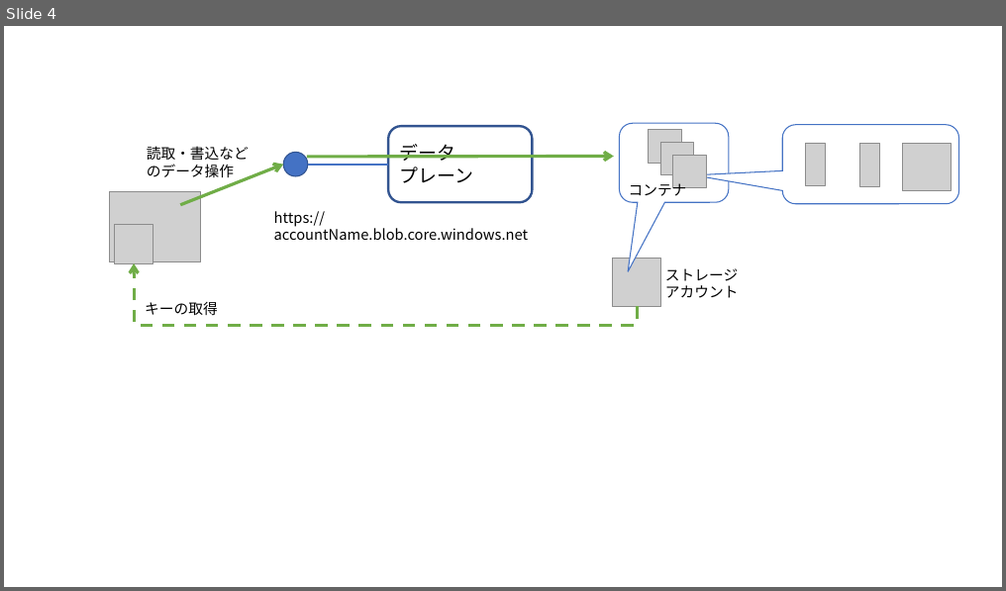
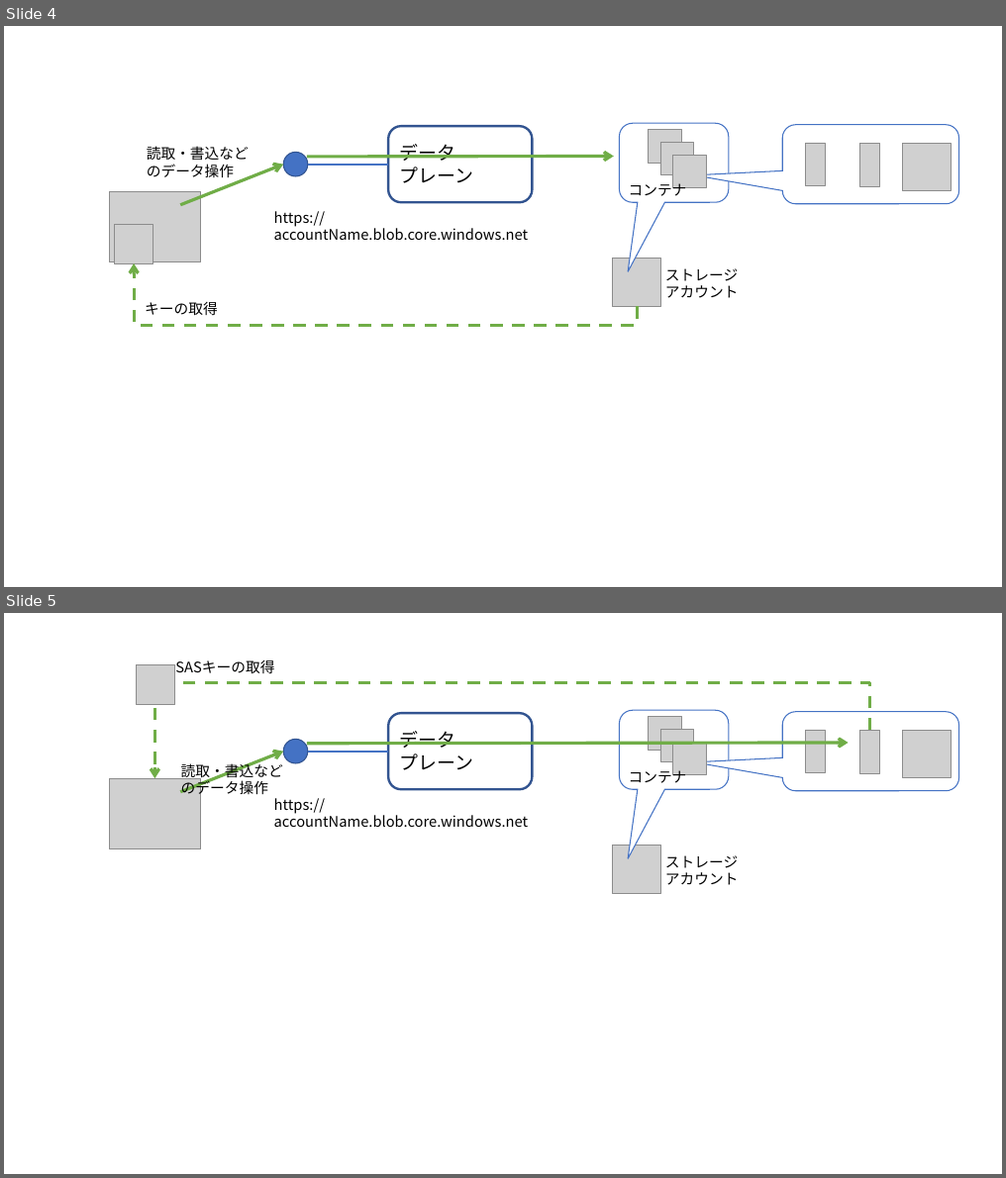
Before and after one commit to ayuina/ainaba-csa-blog, a slide deck: azure-blob-control-and-data-access/images/figures.pptx. Shown one above the other, each under a label of ours: slide 4 before the commit, slides 4 and 5 after it. The pictures are 1006x591 and 1006x1178 pixels, drawn with LibreOffice and Linux fonts; fonts in the diff are those of the drawing; grey boxes stand for pictures. Boxes give left, top, right and bottom in pixels: in the first picture for what was removed or moved away, otherwise in the second. Text is boxed around its words. In the diff, an @@ line names an element or a change of style, - is before the commit and + after.

```diff
--- a/azure-blob-control-and-data-access/images/figures.pptx
+++ b/azure-blob-control-and-data-access/images/figures.pptx
@@ slide 5 added at (4, 613, 1002, 1174), background #FFFFFF @@
@@ picture added at (136, 665, 174, 704) @@
@@ text added at (175, 661, 274, 674), 14 pt, text #000000 @@
+SASキーの取得
@@ elbow arrow added from (870, 731) to (155, 778), #70AD47 3 pt dashed @@
@@ rounded rectangle added at (388, 713, 532, 789), outline #325491 2.25 pt, 18 pt, text #000000 @@
+データ
+プレーン
@@ rounded speech box added at (620, 710, 729, 789), fill #FFFFFF, outline #4472C4 1 pt @@
@@ picture added at (648, 717, 681, 750) @@
@@ picture added at (660, 729, 693, 761) @@
@@ rounded speech box added at (782, 712, 959, 791), fill #FFFFFF, outline #4472C4 1 pt @@
@@ picture added at (805, 730, 826, 773) @@
@@ picture added at (859, 731, 880, 774) @@
@@ picture added at (903, 730, 951, 777) @@
@@ arrow added from (180, 792) to (283, 752), #70AD47 3 pt @@
@@ ellipse added at (283, 740, 308, 764), fill #4472C4, outline #325491 1 pt @@
@@ arrow added from (307, 744) to (848, 743), #70AD47 3 pt @@
@@ line added from (308, 752) to (388, 752), #4472C4 2.25 pt @@
@@ picture added at (673, 742, 706, 774) @@
@@ picture added at (109, 778, 201, 850) @@
@@ text added at (181, 761, 283, 798), 14 pt, text #000000 @@
+読取・書込などのデータ操作
@@ text added at (629, 767, 687, 783), 14 pt, text #000000 @@
+コンテナ
@@ text added at (274, 798, 529, 827), 14 pt, text #000000 @@
+https://accountName.blob.core.windows.net
@@ picture added at (613, 845, 661, 894) @@
@@ text added at (665, 856, 739, 885), 14 pt, text #000000 @@
+ストレージ
+アカウント
```
Also in this commit, not shown: 2 other files.
